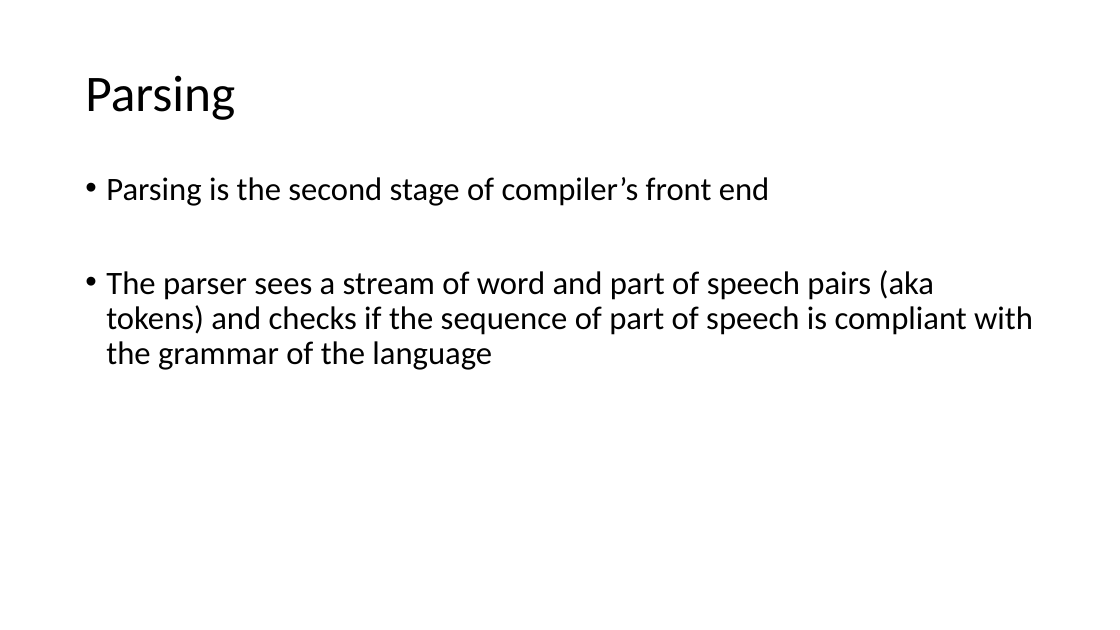
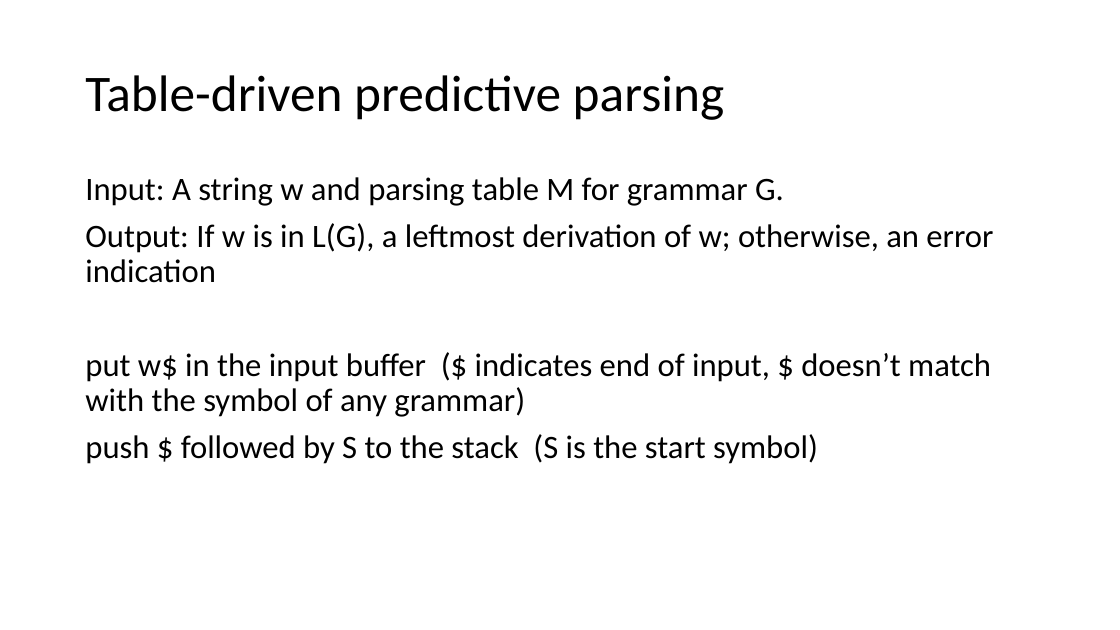
Before and after one commit to piyus/piyus.github.io, a slide deck: slide 37 of CMP/slides/Lecture-19.pptx (slide 8 before the commit). Drawn at 1120x630 pixels with LibreOffice and Linux fonts; fonts in the diff are those of the drawing. Boxes give left, top, right and bottom in pixels: in the first picture for what was removed or moved away, otherwise in the second. Text is boxed around its words. In the diff, an @@ line names an element or a change of style, - is before the commit and + after.

```diff
--- a/CMP/slides/Lecture-19.pptx
+++ b/CMP/slides/Lecture-19.pptx
@@ title at <box>85,75,724,120</box>: text changed @@
-Parsing
+Table-driven predictive parsing
@@ text at <box>85,177,993,464</box>: text changed @@
-• Parsing is the second stage of compiler’s front end
-• The parser sees a stream of word and part of speech pairs (aka tokens) and checks if the sequence of part of speech is compliant with the grammar of the language
+Input: A string w and parsing table M for grammar G.
+Output: If w is in L(G), a leftmost derivation of w; otherwise, an error indication
+put w$ in the input buffer ($ indicates end of input, $ doesn’t match with the symbol of any grammar)
+push $ followed by S to the stack (S is the start symbol)
```
Also in this commit, not shown: 10 other slides changed, 37 slides added, 41 slides removed, 27 other files.
